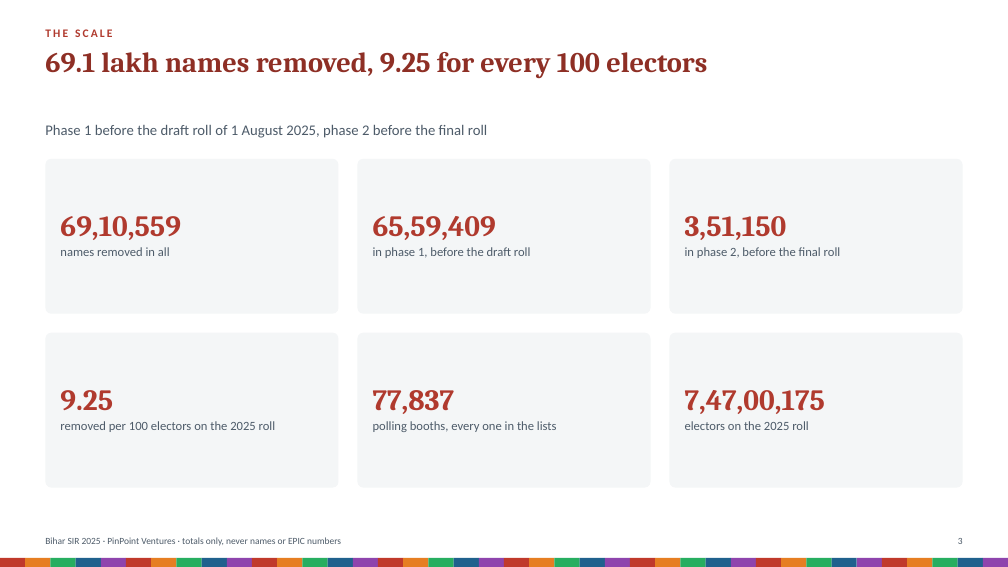
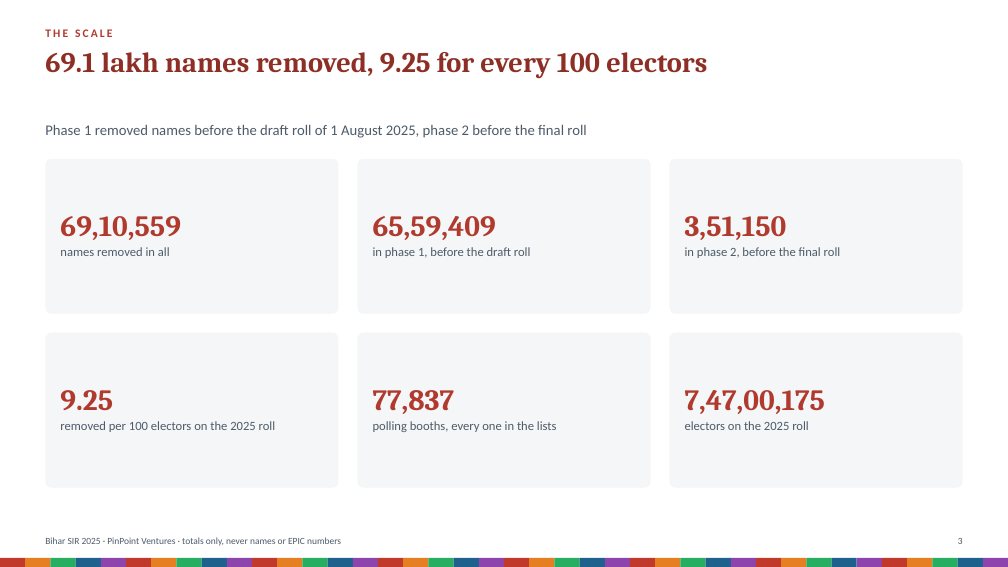
Before and after one commit to Varnasr/INDIA-DATA, a slide deck: slide 3 of reports/bihar-sir-2025-deck.pptx. Drawn at 1008x567 pixels with LibreOffice and Linux fonts; fonts in the diff are those of the drawing. Boxes give left, top, right and bottom in pixels: in the first picture for what was removed or moved away, otherwise in the second. Text is boxed around its words. In the diff, an @@ line names an element or a change of style, - is before the commit and + after.

```diff
--- a/reports/bihar-sir-2025-deck.pptx
+++ b/reports/bihar-sir-2025-deck.pptx
@@ text at (x1=45, y1=125, x2=586, y2=138): text changed @@
-Phase 1 before the draft roll of 1 August 2025, phase 2 before the final roll
+Phase 1 removed names before the draft roll of 1 August 2025, phase 2 before the final roll
```
Also in this commit, not shown: 19 other slides changed, 8 other files.
